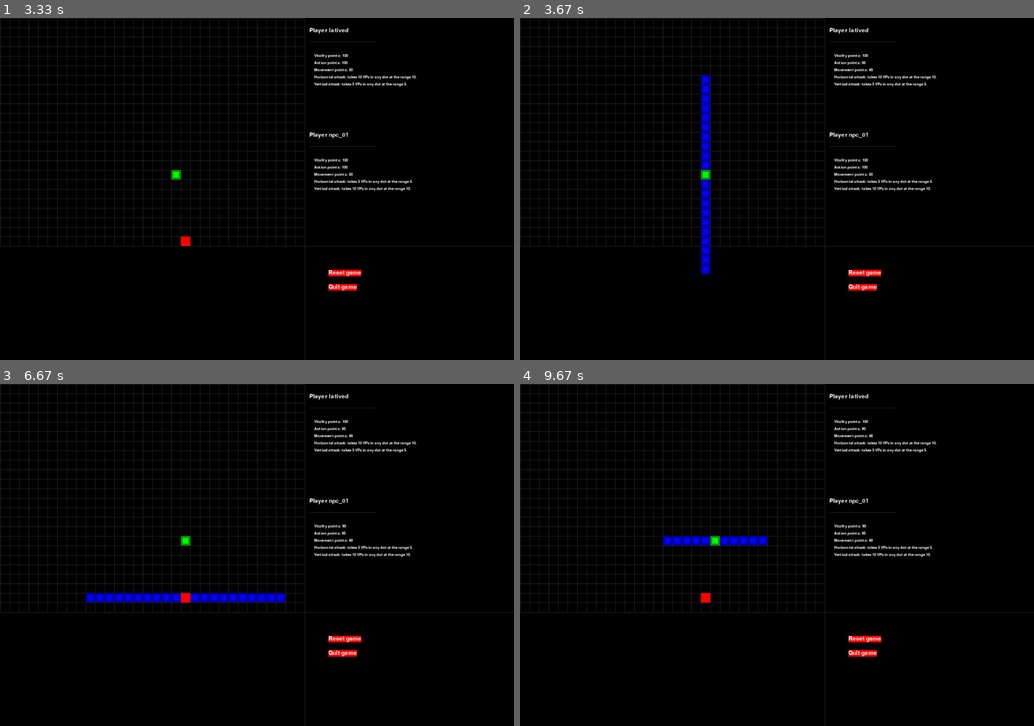
Above: before the commit, frames 1-4 (two rows, left to right).
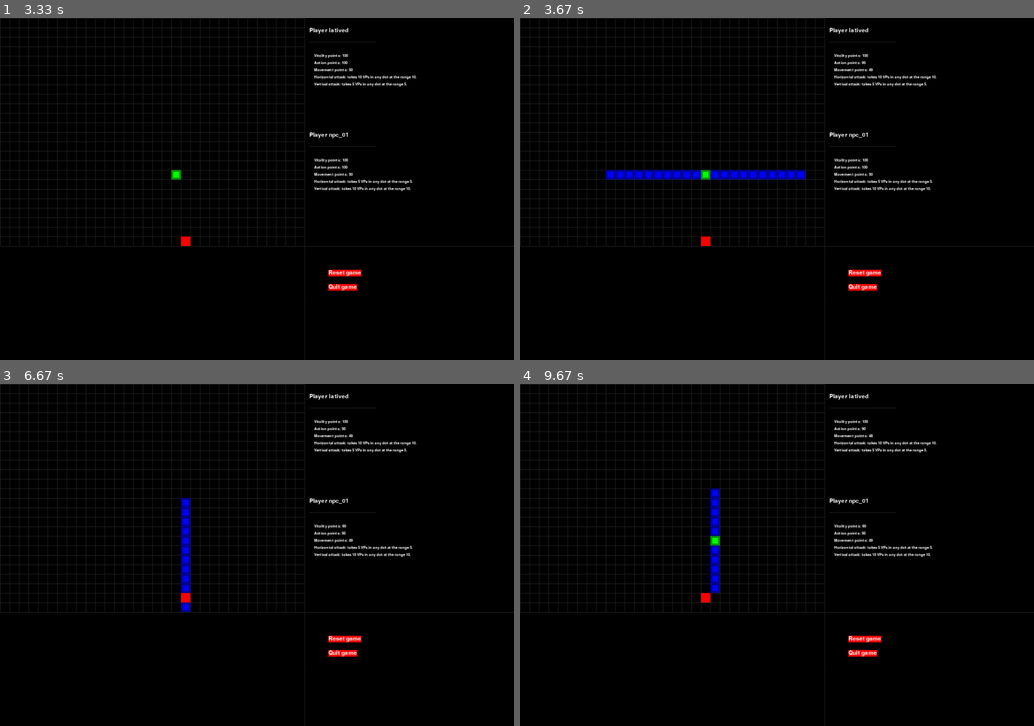
Above: after the commit, the same moments.

Repository: latived/ia2-p1
Game: pygame game, started from game.py
The game is run twice, just before and just after one commit, with the same random seed, the same clock (stepped at 60 frames per second) and the same inputs.
Inputs:
- Up to frame 1 (3.33 s): tap Enter at 0.33 s
- Up to frame 2 (3.67 s): no input
- Up to frame 3 (6.67 s): no input
- Up to frame 4 (9.67 s): no input

Frame 1 is identical in both runs. In frame 2, 2.2% of the frame differs, in the area x 16-56%, y 16-75%; in frame 3, 1.7%; in frame 4, 1.1%.

Commit message:
Fixed attack drawing to do not pass off the board.

Diff:
--- a/game.py
+++ b/game.py
@@ -414,16 +414,20 @@
     atkCoords = []
     if atkType == 'horizontal':
         for i in range(atkRange):
-            newCellAtRight = {'x' : dotPosx, 'y': dotPosy + i + 1 }
-            atkCoords.append(newCellAtRight)
-            newCellAtLeft = {'x' : dotPosx, 'y': dotPosy - i - 1 }
-            atkCoords.insert(0, newCellAtLeft)
+            if dotPosx + i + 1 < CELLWIDTH:
+                newCellAtRight = {'x' : dotPosx + i + 1, 'y': dotPosy }
+                atkCoords.append(newCellAtRight)
+            if dotPosx - i - 1 >= 0:
+                newCellAtLeft = {'x' : dotPosx - i - 1, 'y': dotPosy }
+                atkCoords.insert(0, newCellAtLeft)
     elif atkType == 'vertical':
-         for i in range(atkRange):
-            newCellAbove = {'x': dotPosx - i - 1, 'y' : dotPosy }
-            atkCoords.append(newCellAbove)
-            newCellBelow = {'x': dotPosx + i + 1, 'y' : dotPosy }
-            atkCoords.insert(0, newCellBelow)
+        for i in range(atkRange):
+            if dotPosy - i - 1 >= 0:
+                newCellAbove = {'x': dotPosx, 'y' : dotPosy - i - 1 }
+                atkCoords.append(newCellAbove)
+            if dotPosy + i + 1 < CELLHEIGHT:
+                newCellBelow = {'x': dotPosx, 'y' : dotPosy + i + 1 }
+                atkCoords.insert(0, newCellBelow)
 
     for coord in atkCoords:
         x = coord['x'] * CELLSIZE
